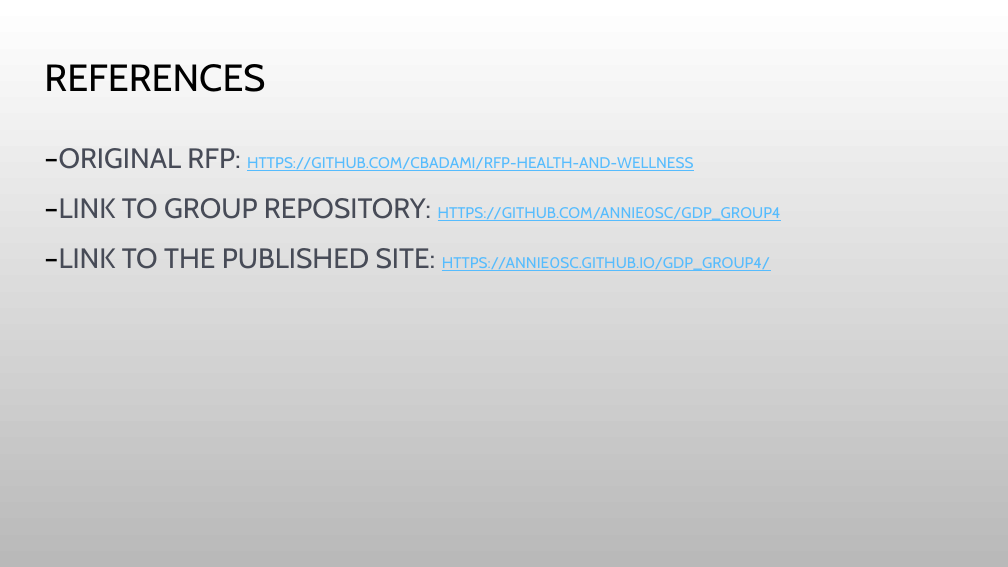
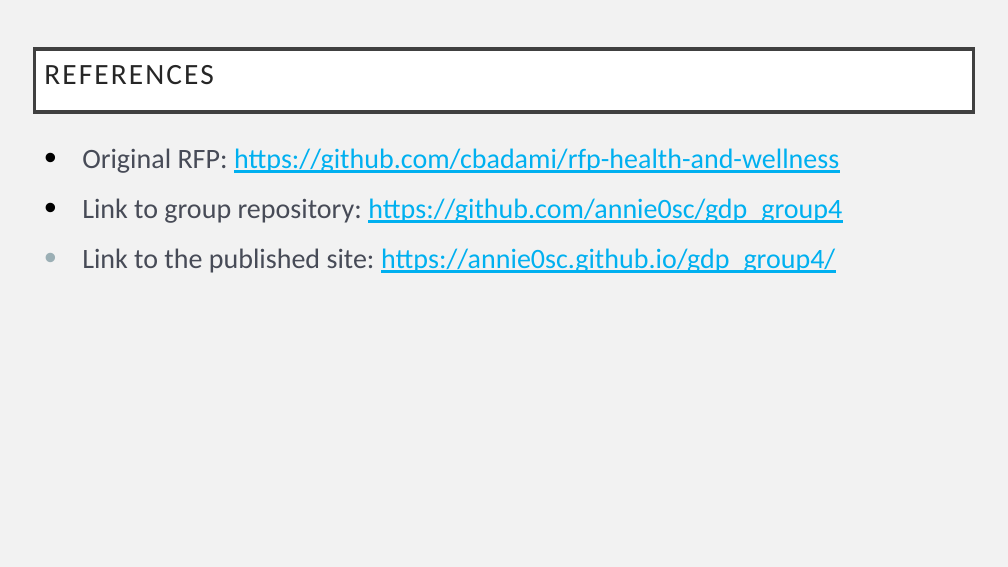
Before and after one commit to annie0sc/gdp_group4, a slide deck: slide 13 of GDP.pptx. Drawn at 1008x567 pixels with LibreOffice and Linux fonts; fonts in the diff are those of the drawing; background and template pictures are left out. Boxes give left, top, right and bottom in pixels: in the first picture for what was removed or moved away, otherwise in the second. Text is boxed around its words. In the diff, an @@ line names an element or a change of style, - is before the commit and + after.

Commit message:
changed the layout of the presentation

```diff
--- a/GDP.pptx
+++ b/GDP.pptx
@@ background picture (left out) to #F2F2F2 @@
@@ title "REFERENCES" resized from (x1=44, y1=64, x2=265, y2=92) to (x1=34, y1=49, x2=974, y2=113) @@
@@ title "REFERENCES" at (x1=34, y1=49, x2=974, y2=113): size 27 to 21 pt, font Cabin to Calibri, text colour #000000 to #262626, letter spacing 0 to 1.5 pt; fill none to #FFFFFF; outline none to #404040 2.5 pt @@
@@ text at (x1=82, y1=148, x2=842, y2=273): text changed; size 11 to 20 pt; font Cabin to Calibri; text colour #56BCFE to #00B0F0 @@
-–ORIGINAL RFP: HTTPS://GITHUB.COM/CBADAMI/RFP-HEALTH-AND-WELLNESS
-–LINK TO GROUP REPOSITORY: HTTPS://GITHUB.COM/ANNIE0SC/GDP_GROUP4
-–LINK TO THE PUBLISHED SITE: HTTPS://ANNIE0SC.GITHUB.IO/GDP_GROUP4/
+• Original RFP: https://github.com/cbadami/rfp-health-and-wellness
+• Link to group repository: https://github.com/annie0sc/gdp_group4
+• Link to the published site: https://annie0sc.github.io/gdp_group4/
```
Also in this commit, not shown: 10 other slides changed, 2 slides added, 2 slides removed.
